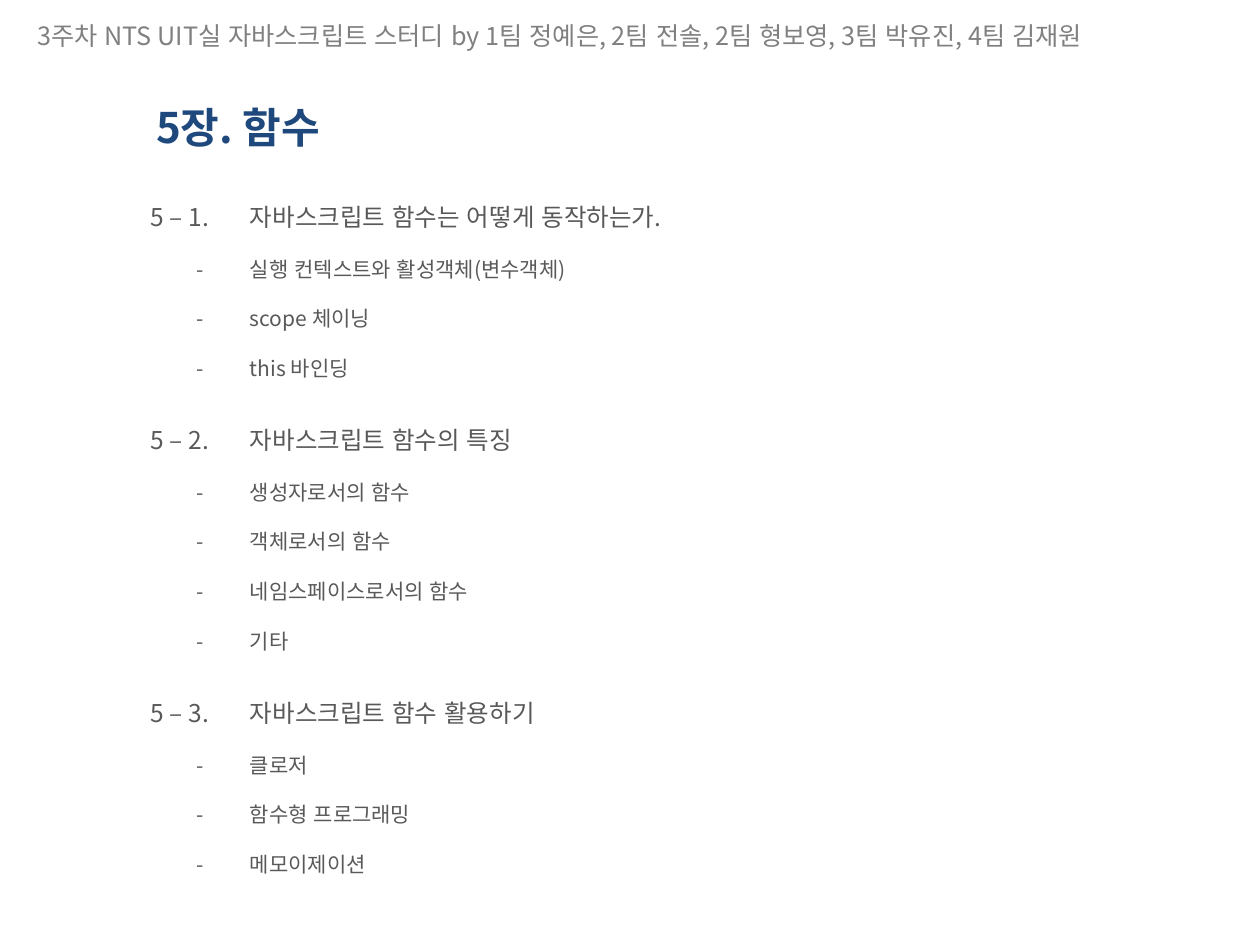
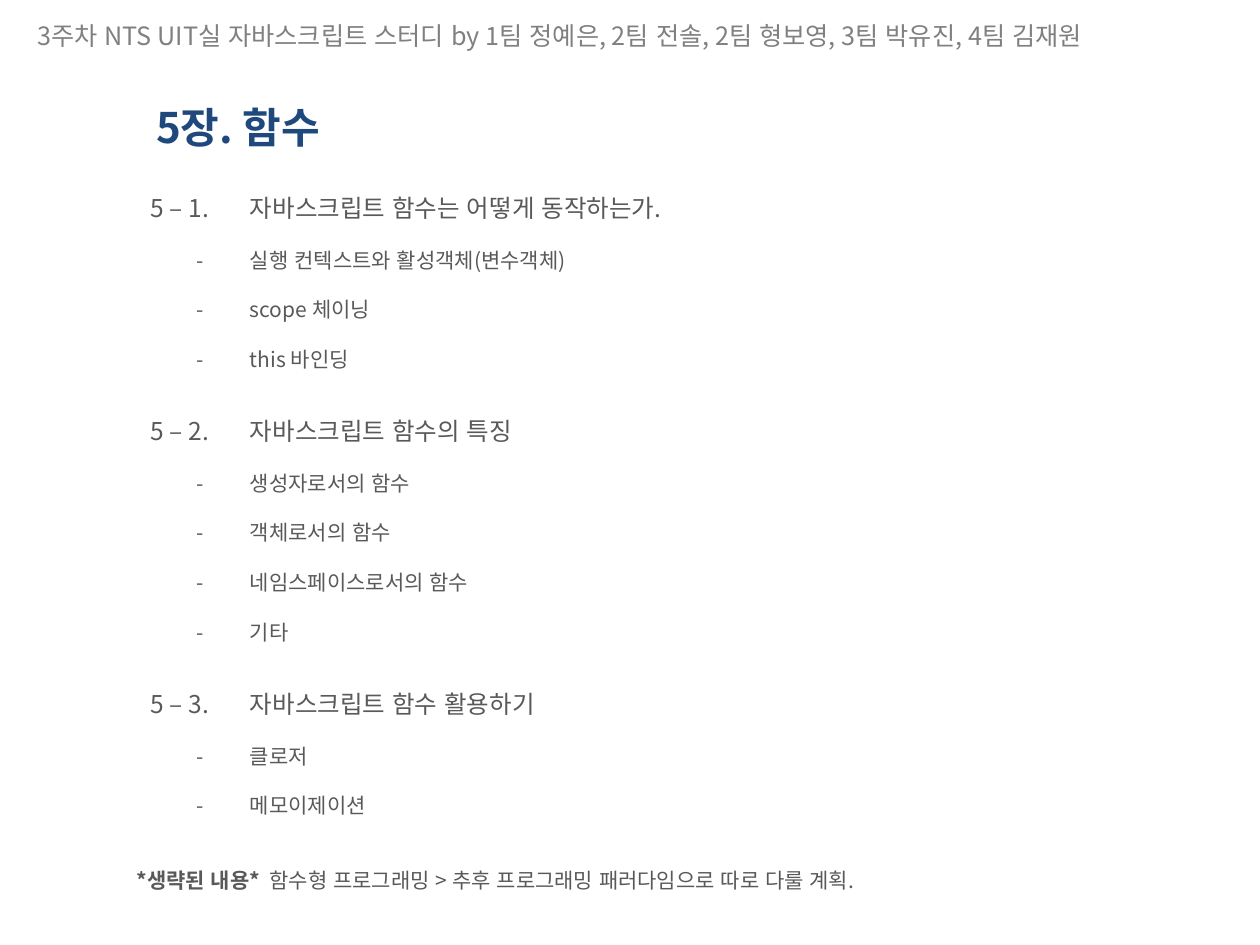
Before and after one commit to primrose201/studyspace, a slide deck: slide 1 of Javascript_Perfect_Guide/week05_c08.pptx. Drawn at 1260x945 pixels with LibreOffice and Linux fonts; fonts in the diff are those of the drawing. Boxes give left, top, right and bottom in pixels: in the first picture for what was removed or moved away, otherwise in the second. Text is boxed around its words. In the diff, an @@ line names an element or a change of style, - is before the commit and + after.

```diff
--- a/Javascript_Perfect_Guide/week05_c08.pptx
+++ b/Javascript_Perfect_Guide/week05_c08.pptx
@@ table at (151,150,839,819) @@
-row 12: - | 함수형 프로그래밍
@@ table: place and size @@
-table at (151,159,839,878)
+table at (151,150,839,819)
@@ text added at (136,870,855,890), 12 pt, text #595959 @@
+*생략된 내용* 함수형 프로그래밍 > 추후 프로그래밍 패러다임으로 따로 다룰 계획.
```
Also in this commit, not shown: 1 other slide changed, 4 slides added.
